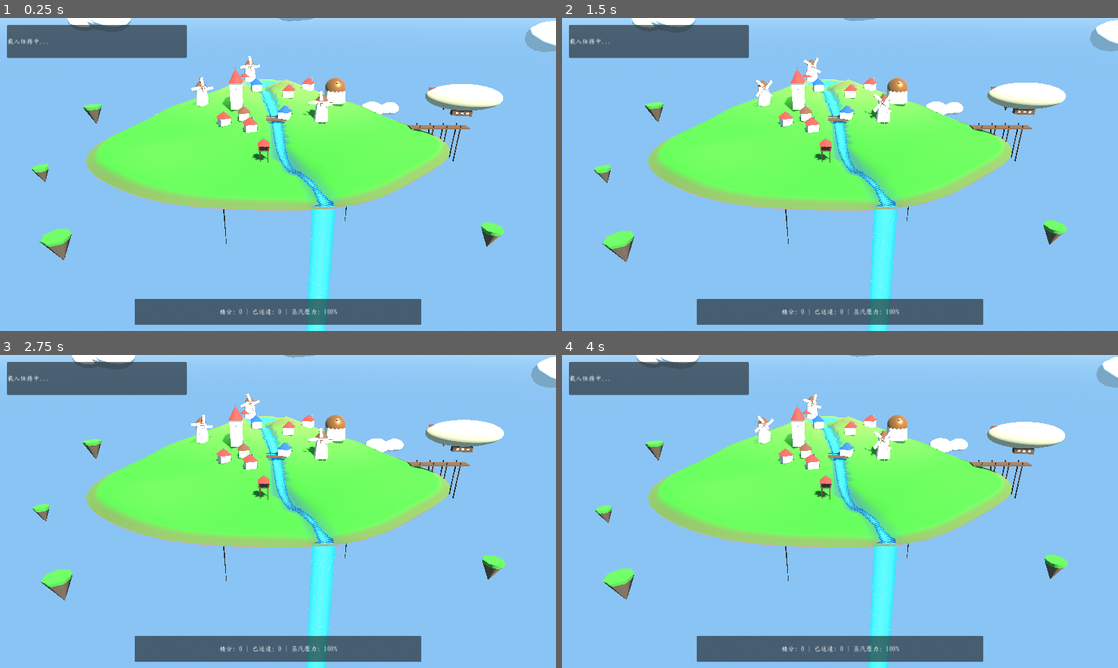
Above: before the commit, frames 1-4 (two rows, left to right).
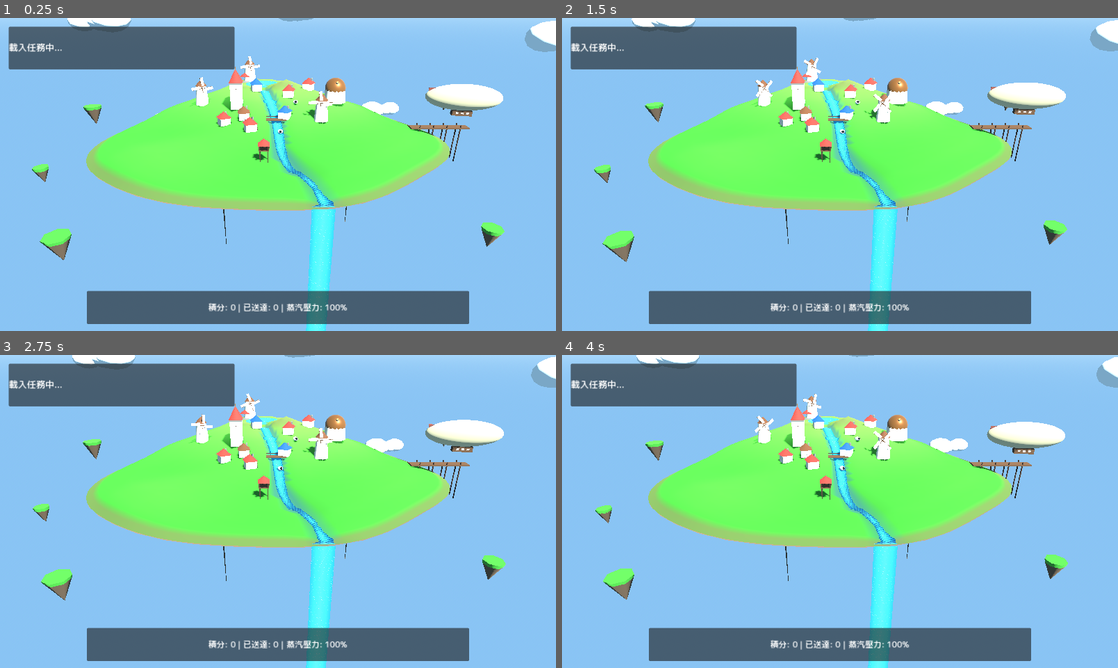
Above: after the commit, the same moments.

Repository: spencer384/sky-island-godot
Game: Godot game, scene res://scenes/main.tscn
Two runs of this game, one before a commit and one after it. Both use one fixed random seed, a clock stepped at 60 frames per second and the inputs below.
Inputs (mouse positions are in pixels of both pictures, inside the frame that each line leads up to):
- Up to frame 1 (0.25 s): no input
- Up to frame 2 (1.5 s): tap Enter at 0.5 s; move the mouse to (962, 158) at 0.52 s; hold W 0.53-1.25 s; tap 1 at 0.6 s; click (962, 158) at 0.67 s; tap Space at 0.77 s; drag from (728, 190) to (812, 237) at 1.27 s
- Up to frame 3 (2.75 s): move the mouse to (333, 442) at 2.02 s; hold W from 2.03 s (still down); tap 3 at 2.1 s
- Up to frame 4 (4 s): release W at 2.75 s; drag from (812, 574) to (673, 464) at 2.77 s; move the mouse to (1006, 558) at 3.52 s; hold S from 3.53 s (still down); tap Q at 3.6 s; tap Space at 3.77 s

The runs differ from the first frame. In frame 1, 6.7% of the frame differs, in the area x 1-85%, y 1-98%; in frame 2, 6.7%; in frame 3, 6.7%; in frame 4, 6.7%, in the area x 1-85%, y 2-98%.
Error in both runs: Invalid assignment of property or key 'closed' with value of type 'bool' on a base object of type 'Curve3D'. (res://scripts/ck124_train.gd:40)

Commit message:
Expand gameplay: CJK rounded enlarged font, track coins, timed missions, passenger transport, sheep and auto day-night cycle

Diff:
--- a/scenes/main.tscn
+++ b/scenes/main.tscn
@@ -1,11 +1,11 @@
 [gd_scene load_steps=7 format=3]
 
 [ext_resource type="Script" path="res://scripts/game_manager.gd" id="1_gm"]
-[ext_resource type="FontFile" uid="uid://byxsetyi3br0g" path="res://fonts/kaiu.ttf" id="2_font"]
+[ext_resource type="FontFile" uid="uid://d4bcsewdj3aes" path="res://fonts/rounded.ttf" id="2_font"]
 
 [sub_resource type="Theme" id="Theme_cjk"]
 default_font = ExtResource("2_font")
-default_font_size = 15
+default_font_size = 20
 
 [sub_resource type="ProceduralSkyMaterial" id="ProceduralSkyMaterial_1"]
 sky_top_color = Color(0.172549, 0.486275, 0.819608, 1)
@@ -56,13 +56,14 @@
 
 [node name="MissionBox" type="PanelContainer" parent="CanvasLayer/HUD"]
 layout_mode = 0
-offset_left = 16.0
-offset_top = 16.0
-offset_right = 430.0
-offset_bottom = 92.0
+offset_left = 20.0
+offset_top = 20.0
+offset_right = 540.0
+offset_bottom = 118.0
 
 [node name="MissionLabel" type="Label" parent="CanvasLayer/HUD/MissionBox"]
 layout_mode = 2
+theme_override_font_sizes/font_size = 21
 text = "載入任務中..."
 
 [node name="StatsBox" type="PanelContainer" parent="CanvasLayer/HUD"]
@@ -72,15 +73,16 @@
 anchor_top = 1.0
 anchor_right = 0.5
 anchor_bottom = 1.0
-offset_left = -330.0
-offset_top = -74.0
-offset_right = 330.0
-offset_bottom = -14.0
+offset_left = -440.0
+offset_top = -92.0
+offset_right = 440.0
+offset_bottom = -16.0
 grow_horizontal = 2
 grow_vertical = 0
 
 [node name="StatsLabel" type="Label" parent="CanvasLayer/HUD/StatsBox"]
 layout_mode = 2
+theme_override_font_sizes/font_size = 19
 horizontal_alignment = 1
 text = "積分: 0 | 已送達: 0 | 蒸汽壓力: 100%"
 
@@ -90,16 +92,16 @@
 anchors_preset = 5
 anchor_left = 0.5
 anchor_right = 0.5
-offset_left = -280.0
+offset_left = -340.0
 offset_top = 24.0
-offset_right = 280.0
-offset_bottom = 72.0
+offset_right = 340.0
+offset_bottom = 86.0
 grow_horizontal = 2
 
 [node name="ToastLabel" type="Label" parent="CanvasLayer/HUD/ToastBox"]
 layout_mode = 2
 theme_override_colors/font_color = Color(1, 0.862745, 0.4, 1)
-theme_override_font_sizes/font_size = 18
+theme_override_font_sizes/font_size = 24
 horizontal_alignment = 1
 vertical_alignment = 1
 text = "任務提示"
--- a/scripts/game_manager.gd
+++ b/scripts/game_manager.gd
@@ -34,7 +34,22 @@
 var dropoff_idx := 2
 var toast_timer := 0.0
 
-const CARGO_NAMES := ["高山茶葉箱", "天文星圖捲", "風車麵粉袋", "天空島郵件"]
+# === 擴充遊戲機制 ===
+var day_cycle_timer := 0.0
+var auto_day_cycle := true # 自動日夜循環 (晴朗白晝 -> 金色黃昏 -> 星夜燈火)
+var time_left := 45.0      # 任務倒數計時
+var coin_items: Array[Node3D] = []
+var sheep_animals: Array[Node3D] = []
+var passenger_count := 0
+var tourist_happiness := 100
+
+const CARGO_LIST := [
+	{ "name": "阿里山高山茶", "type": "cargo", "desc": "茶香四溢的珍貴茶箱" },
+	{ "name": "天文星圖手稿", "type": "cargo", "desc": "紀錄天空島星系的古代星圖" },
+	{ "name": "風車磨坊全麥粉", "type": "cargo", "desc": "村莊烘焙不可或缺的麵粉" },
+	{ "name": "飛艇航空特快信件", "type": "cargo", "desc": "蓋有天空郵局戳印的加急信" },
+	{ "name": "天空島觀光旅行團", "type": "passengers", "desc": "喜愛老火車與雲海風光的遊客" }
+]
 
 func _ready() -> void:
 	var curve := CK124Train3D.create_track_curve()
@@ -52,8 +67,80 @@
 	train.build(curve)
 
 	_build_clouds()
+	_spawn_track_coins(curve)
+	_spawn_village_sheep()
 	_set_time_mode("day")
 	_assign_new_mission()
+
+func _spawn_track_coins(curve: Curve3D) -> void:
+	var gold_mat := StandardMaterial3D.new()
+	gold_mat.albedo_color = Color("#ffd700")
+	gold_mat.metallic = 0.8
+	gold_mat.roughness = 0.25
+	gold_mat.emission_enabled = true
+	gold_mat.emission = Color("#ffaa00")
+	gold_mat.emission_energy_multiplier = 0.8
+
+	var cm := CylinderMesh.new()
+	cm.top_radius = 0.45
+	cm.bottom_radius = 0.45
+	cm.height = 0.12
+	cm.radial_segments = 12
+
+	var total_len := curve.get_baked_length()
+	for i in range(12):
+		var u := (float(i) + 0.5) / 12.0
+		var pos := curve.sample_baked(u * total_len) + Vector3(0, 0.65, 0)
+		var coin := MeshInstance3D.new()
+		coin.mesh = cm
+		coin.material_override = gold_mat
+		coin.position = pos
+		coin.rotation.x = PI * 0.5
+		coin.set_meta("u", u)
+		coin.set_meta("active", true)
+		add_child(coin)
+		coin_items.append(coin)
+
+func _spawn_village_sheep() -> void:
+	var wool_mat := StandardMaterial3D.new()
+	wool_mat.albedo_color = Color("#ffffff")
+	wool_mat.roughness = 0.95
+	var face_mat := StandardMaterial3D.new()
+	face_mat.albedo_color = Color("#222222")
+
+	var coords := [
+		Vector2(-5.0, 4.0),
+		Vector2(2.5, 6.5),
+		Vector2(-8.0, -8.0),
+		Vector2(6.0, -2.0)
+	]
+	for pos in coords:
+		var y := SkyTerrain3D.get_terrain_height(pos.x, pos.y)
+		var sheep := Node3D.new()
+		var body := MeshInstance3D.new()
+		var bm := SphereMesh.new()
+		bm.radius = 0.55
+		bm.height = 1.0
+		body.mesh = bm
+		body.material_override = wool_mat
+		body.position.y = 0.55
+		body.scale = Vector3(1.0, 0.9, 1.25)
+		sheep.add_child(body)
+
+		var head := MeshInstance3D.new()
+		var hm := SphereMesh.new()
+		hm.radius = 0.26
+		hm.height = 0.5
+		head.mesh = hm
+		head.material_override = face_mat
+		head.position = Vector3(0, 0.68, 0.55)
+		sheep.add_child(head)
+
+		sheep.position = Vector3(pos.x, y, pos.y)
+		sheep.set_meta("base_y", y)
+		sheep.set_meta("rot_speed", randf_range(0.2, 0.6))
+		add_child(sheep)
+		sheep_animals.append(sheep)
 
 func _build_clouds() -> void:
 	var c_mat := StandardMaterial3D.new()
@@ -89,6 +176,10 @@
 	pickup_idx = randi() % village.stations.size()
 	dropoff_idx = (pickup_idx + 1 + randi() % (village.stations.size() - 1)) % village.stations.size()
 	has_cargo = false
+	time_left = 50.0 # 每次新任務提供 50 秒倒數
+	var current_cargo: Dictionary = CARGO_LIST[deliveries % CARGO_LIST.size()]
+	if current_cargo["type"] == "passengers":
+		passenger_count = randi_range(6, 16)
 	_update_station_rings()
 
 func _update_station_rings() -> void:
@@ -175,19 +266,24 @@
 	var st_u: float = village.stations[target_idx]["u"]
 	var du := absf(fposmod(train.progress_u - st_u + 0.5, 1.0) - 0.5)
 	if du < 0.065:
+		var cargo_info: Dictionary = CARGO_LIST[deliveries % CARGO_LIST.size()]
 		if not has_cargo:
 			has_cargo = true
 			train.steam_pressure = minf(100.0, train.steam_pressure + 35.0)
 			_update_station_rings()
-			_show_toast("✅ 已裝載貨物！前往「%s」卸貨 (+35%% 蒸汽)" % village.stations[dropoff_idx]["name"])
+			if cargo_info["type"] == "passengers":
+				_show_toast("🚂 %d 位遊客已上車！開往「%s」觀光並鳴笛下車 (+35%% 蒸汽)" % [passenger_count, village.stations[dropoff_idx]["name"]])
+			else:
+				_show_toast("📦 已裝載「%s」！開往「%s」卸貨 (+35%% 蒸汽)" % [cargo_info["name"], village.stations[dropoff_idx]["name"]])
 		else:
 			deliveries += 1
 			var night_bonus := 2 if time_mode == "night" else 1
-			var pts := 100 * combo * night_bonus
+			var speed_bonus := int(time_left * 5.0) # 速度獎勵
+			var pts := (120 * combo * night_bonus) + speed_bonus
 			score += pts
 			combo = mini(5, combo + 1)
 			train.steam_pressure = minf(100.0, train.steam_pressure + 45.0)
-			_show_toast("🎉 任務完成！送達「%s」 +%d 分 (連擊 x%d)" % [village.stations[dropoff_idx]["name"], pts, combo])
+			_show_toast("🎉 準時送達「%s」！獲得 +%d 分 (連擊 x%d, 速度獎勵 +%d)" % [village.stations[dropoff_idx]["name"], pts, combo, speed_bonus])
 			_assign_new_mission()
 
 func _process(delta: float) -> void:
@@ -195,6 +291,41 @@
 	terrain.update_terrain(delta, elapsed)
 	village.update_village(delta, elapsed)
 	train.update_train(delta)
+
+	# 自動晝夜時間流轉
+	if auto_day_cycle:
+		day_cycle_timer += delta
+		if day_cycle_timer > 35.0:
+			day_cycle_timer = 0.0
+			var next_mode := "dusk" if time_mode == "day" else ("night" if time_mode == "dusk" else "day")
+			_set_time_mode(next_mode)
+			_show_toast("☀️ 天色轉換：%s" % ("晴朗白晝" if next_mode == "day" else ("金色黃昏" if next_mode == "dusk" else "星夜燈火")))
+
+	# 任務倒數計時
+	if time_left > 0.0:
+		time_left = maxf(0.0, time_left - delta)
+		if time_left == 0.0 and combo > 1:
+			combo = 1
+			_show_toast("⚠️ 任務逾時！連擊倍率重置為 x1")
+
+	# 動畫：鐵軌金幣旋轉與收集
+	for coin in coin_items:
+		if coin.get_meta("active"):
+			coin.rotation.y += delta * 3.5
+			var cu: float = coin.get_meta("u")
+			var c_du := absf(fposmod(train.progress_u - cu + 0.5, 1.0) - 0.5)
+			if c_du < 0.015:
+				coin.set_meta("active", false)
+				coin.visible = false
+				score += 25
+				train.steam_pressure = minf(100.0, train.steam_pressure + 8.0)
+				_show_toast("🪙 獲得金幣！+25分 (+8% 蒸汽)")
+
+	# 動畫：悠閒小羊微擺動
+	for sheep in sheep_animals:
+		var by: float = sheep.get_meta("base_y")
+		sheep.position.y = by + absf(sin(elapsed * 2.0)) * 0.08
+		sheep.rotation.y += delta * sheep.get_meta("rot_speed") * 0.3
 
 	for c in clouds:
 		var ang: float = c.get_meta("angle") + delta * 0.008
@@ -238,16 +369,28 @@
 		if toast_timer <= 0.0 and hud_toast_box:
 			hud_toast_box.visible = false
 
-	var cargo_name: String = CARGO_NAMES[deliveries % CARGO_NAMES.size()]
+	var cargo_info: Dictionary = CARGO_LIST[deliveries % CARGO_LIST.size()]
 	if hud_mission:
 		var near_hint := "  🔔 已進站！請按 [空白鍵]！" if target_du < 0.065 else ""
+		var timer_str := "  ⏱️ 限時：%d秒" % int(time_left)
+		var item_text: String = ""
 		if not has_cargo:
-			hud_mission.text = "📦 待取貨物：%s%s\n📍 前往「%s」減速或按空白鍵鳴笛裝載" % [cargo_name, near_hint, village.stations[pickup_idx]["name"]]
+			item_text = "%s (%s)" % [cargo_info["name"], cargo_info["desc"]]
+			hud_mission.text = "📦 待取任務：%s%s\n📍 前往「%s」減速或按空白鍵裝載%s" % [
+				item_text, timer_str, village.stations[pickup_idx]["name"], near_hint
+			]
 		else:
-			hud_mission.text = "🚂 運送中：%s%s\n🎯 送往「%s」減速或按空白鍵鳴笛卸貨" % [cargo_name, near_hint, village.stations[dropoff_idx]["name"]]
+			if cargo_info["type"] == "passengers":
+				item_text = "%s (%d 人)" % [cargo_info["name"], passenger_count]
+			else:
+				item_text = cargo_info["name"]
+			hud_mission.text = "🚂 運送中：%s%s\n🎯 送往「%s」減速或按空白鍵卸貨%s" % [
+				item_text, timer_str, village.stations[dropoff_idx]["name"], near_hint
+			]
 
 	if hud_stats:
 		var kmh := int(absf(train.speed_u) * 1400.0)
-		hud_stats.text = "積分: %d  |  已送達: %d  |  蒸汽壓力: %d%%  |  時速: %d km/h\n操作: W/S 加減速 · 空白鍵 鳴笛/裝卸 · 1-4 視角 · Q/R/E 日/昏/夜" % [
-			score, deliveries, int(train.steam_pressure), kmh
+		var mode_zh := "晴朗白晝" if time_mode == "day" else ("金色黃昏" if time_mode == "dusk" else "星夜燈火")
+		hud_stats.text = "積分: %d  |  送達: %d次  |  連擊: x%d  |  蒸汽: %d%%  |  時速: %d km/h  |  天色: %s\n操作: W/S 加減速 · 空白鍵 鳴笛/裝卸 · 1-4 視角 · Q/R/E 手動切換天色" % [
+			score, deliveries, combo, int(train.steam_pressure), kmh, mode_zh
 		]
Binary file added: fonts/rounded.ttf
Not shown, added: fonts/rounded.ttf.import
Not shown, changed: docs/index.pck
